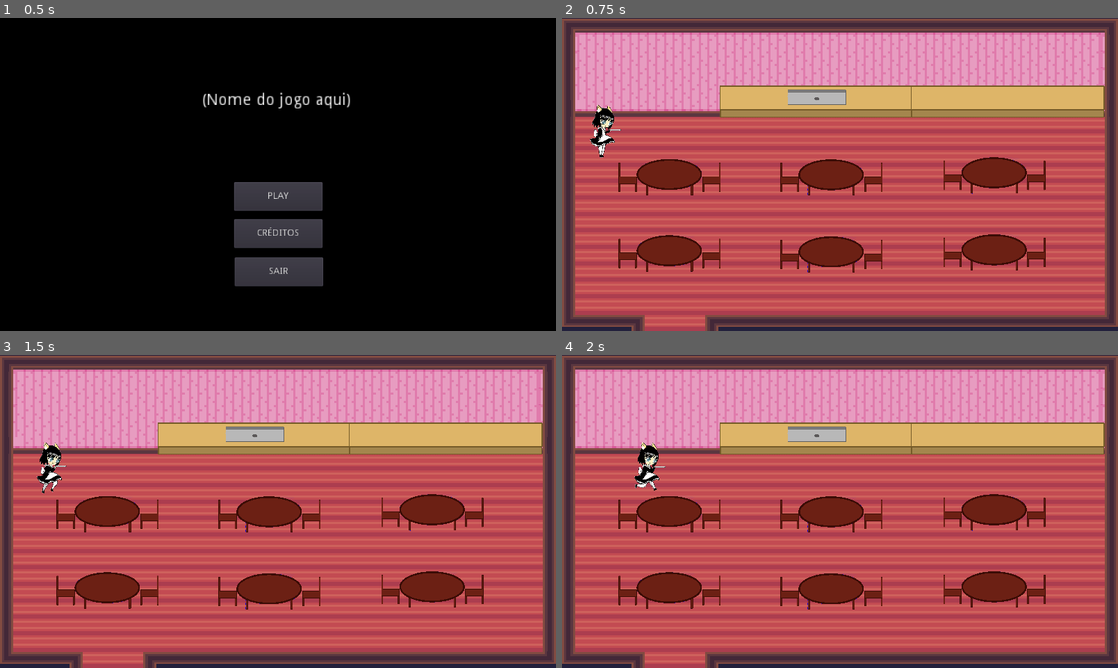
Above: before the commit, frames 1-4 (two rows, left to right).
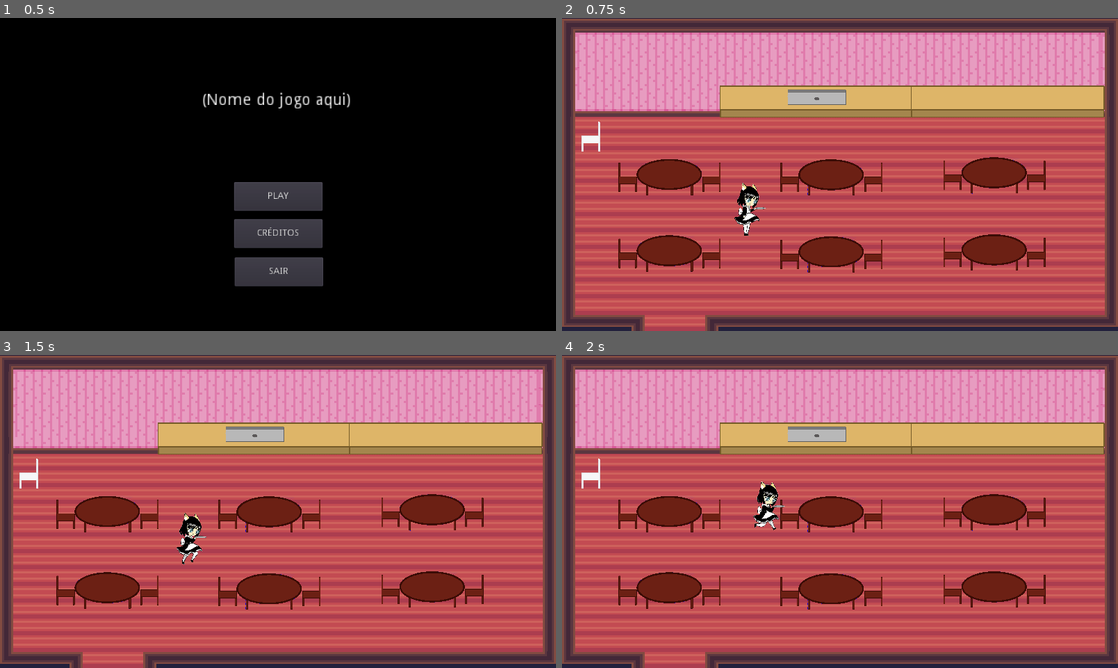
Above: after the commit, the same moments.

Repository: GamuxUnicamp/HLG-Jam-2
Game: Godot game, scene res://scenes/Main_Menu.tscn
The game is run twice, just before and just after one commit, with the same random seed, the same clock (stepped at 60 frames per second) and the same inputs. The engine's default icon, where the game draws it, is replaced by a stand-in: a white triangle on a blue panel in a dark square.
Inputs (mouse positions are in pixels of both pictures, inside the frame that each line leads up to):
- Up to frame 1 (0.5 s): no input
- Up to frame 2 (0.75 s): click "PLAY" at 0.5 s
- Up to frame 3 (1.5 s): tap Enter at 1.25 s; move the mouse to (444, 439) at 1.27 s; click (444, 439) at 1.35 s
- Up to frame 4 (2 s): no input

Frame 1 is identical in both runs. In frame 2, 0.9% of the frame differs, in the area x 3-37%, y 27-70%; in frame 3, 1.0%; in frame 4, 1.0%, in the area x 3-41%, y 27-56%.

Commit message:
Trash can added

Diff:
--- a/scenes/Countertop.tscn
+++ b/scenes/Countertop.tscn
@@ -11,7 +11,7 @@
 [sub_resource type="ShaderMaterial" id=2]
 shader = ExtResource( 2 )
 shader_param/width = null
-shader_param/outline_color = null
+shader_param/outline_color = Color( 0, 1, 0, 1 )
 
 [node name="Countertop" type="Area2D"]
 script = ExtResource( 1 )
--- a/scenes/Customer.tscn
+++ b/scenes/Customer.tscn
@@ -1,8 +1,9 @@
-[gd_scene load_steps=5 format=2]
+[gd_scene load_steps=6 format=2]
 
 [ext_resource path="res://scripts/Customer.gd" type="Script" id=1]
 [ext_resource path="res://icon.png" type="Texture" id=2]
 [ext_resource path="res://scenes/Patience_bar.tscn" type="PackedScene" id=3]
+[ext_resource path="res://resource/pedido-papel.png" type="Texture" id=4]
 
 [sub_resource type="RectangleShape2D" id=1]
 extents = Vector2( 32, 32 )
@@ -18,9 +19,11 @@
 texture = ExtResource( 2 )
 
 [node name="Patience_bar" parent="." instance=ExtResource( 3 )]
-margin_left = 20.0
+margin_left = 5.0
 margin_top = -60.0
-margin_right = 84.0
-margin_bottom = 4.0
+margin_right = 205.0
+margin_bottom = 140.0
 rect_rotation = 0.0179035
+rect_scale = Vector2( 0.15, 0.15 )
+texture_progress = ExtResource( 4 )
 fill_mode = 4
--- a/scenes/Restaurant.tscn
+++ b/scenes/Restaurant.tscn
@@ -6,9 +6,10 @@
 [ext_resource path="res://scenes/Countertop.tscn" type="PackedScene" id=4]
 [ext_resource path="res://scripts/Tables.gd" type="Script" id=5]
 [ext_resource path="res://scenes/Table.tscn" type="PackedScene" id=6]
-[ext_resource path="res://scripts/Customers.gd" type="Script" id=7]
-[ext_resource path="res://scenes/Player.tscn" type="PackedScene" id=8]
-[ext_resource path="res://resource/copycat(by syncopika).ogg" type="AudioStream" id=9]
+[ext_resource path="res://scenes/Trash_Can.tscn" type="PackedScene" id=7]
+[ext_resource path="res://scripts/Customers.gd" type="Script" id=8]
+[ext_resource path="res://scenes/Player.tscn" type="PackedScene" id=9]
+[ext_resource path="res://resource/copycat(by syncopika).ogg" type="AudioStream" id=10]
 
 [node name="Restaurant" type="Node2D"]
 script = ExtResource( 1 )
@@ -49,14 +50,17 @@
 [node name="Table_6" parent="Tables" instance=ExtResource( 6 )]
 position = Vector2( 1492.7, 544.063 )
 
+[node name="Trash_Can" parent="." instance=ExtResource( 7 )]
+position = Vector2( 100, 410 )
+
 [node name="Customers" type="Node2D" parent="."]
-script = ExtResource( 7 )
+script = ExtResource( 8 )
 
-[node name="Player" parent="." instance=ExtResource( 8 )]
-position = Vector2( 150, 390 )
+[node name="Player" parent="." instance=ExtResource( 9 )]
+position = Vector2( 650, 660 )
 
 [node name="AudioStreamPlayer" type="AudioStreamPlayer" parent="."]
-stream = ExtResource( 9 )
+stream = ExtResource( 10 )
 volume_db = -5.0
 autoplay = true
 mix_target = 1
--- /dev/null
+++ b/scenes/Trash_Can.tscn
@@ -0,0 +1,24 @@
+[gd_scene load_steps=6 format=2]
+
+[ext_resource path="res://scripts/Trash_Can.gd" type="Script" id=1]
+[ext_resource path="res://resource/sprite_outline.shader" type="Shader" id=2]
+[ext_resource path="res://resource/cadeiras-branco.png" type="Texture" id=3]
+
+[sub_resource type="RectangleShape2D" id=1]
+extents = Vector2( 40, 60 )
+
+[sub_resource type="ShaderMaterial" id=2]
+shader = ExtResource( 2 )
+shader_param/width = null
+shader_param/outline_color = Color( 1, 0, 0, 1 )
+
+[node name="Trash_Can" type="Area2D"]
+script = ExtResource( 1 )
+
+[node name="CollisionShape2D" type="CollisionShape2D" parent="."]
+shape = SubResource( 1 )
+
+[node name="Sprite" type="Sprite" parent="."]
+material = SubResource( 2 )
+scale = Vector2( 0.15, 0.15 )
+texture = ExtResource( 3 )
--- a/scripts/Food.gd
+++ b/scripts/Food.gd
@@ -4,11 +4,4 @@
 
 func set_sprite(index:int) -> void:
 	self.index = index
-	match index:
-		1: $Food_sprite.set_texture(preload('res://resource/comida1.png'))
-		2: $Food_sprite.set_texture(preload('res://resource/comida2.png'))
-		3: $Food_sprite.set_texture(preload('res://resource/comida3.png'))
-		4: $Food_sprite.set_texture(preload('res://resource/comida4.png'))
-		5: $Food_sprite.set_texture(preload('res://resource/comida5.png'))
-		6: $Food_sprite.set_texture(preload('res://resource/comida6.png'))
-		7: $Food_sprite.set_texture(preload('res://resource/comida7.png'))
+	$Food_sprite.set_texture(load('res://resource/comida'+str(index)+'.png'))
--- /dev/null
+++ b/scripts/Trash_Can.gd
@@ -0,0 +1,42 @@
+extends Area2D
+
+onready var player = get_tree().get_root().find_node("Player", true, false)
+
+var mouse_over:bool = false
+
+func _ready():
+	set_process(false)
+	connect("area_entered", self, "_on_area_enter")
+	connect("mouse_entered", self, "_on_mouse_enter")
+	connect("mouse_exited", self, "_on_mouse_exit")
+
+func _process(delta):
+	if self in player.interactions:
+		get_node("Sprite").material.set_shader_param("width", 20)
+	else:
+		set_process(false)
+
+func _input(event):
+	if Input.is_action_just_pressed('click') and mouse_over:
+		if not self in player.interactions:
+			player.interactions.push_back(self)
+
+func _on_area_enter(area):
+	if player.interactions.size() > 0 and player.interactions[0] == self:
+		player.interactions.pop_front()
+		get_node("Sprite").material.set_shader_param("width", 0)
+
+		if player.hands:
+			player.get_node('Food').queue_free()
+			player.hands = null
+
+
+func _on_mouse_enter():
+	set_process(true)
+	mouse_over = true
+	get_node("Sprite").material.set_shader_param("width", 10)
+
+func _on_mouse_exit():
+	mouse_over = false
+	if not self in player.interactions:
+		get_node("Sprite").material.set_shader_param("width", 0)
Not shown: 1 places in scenes/Restaurant.tscn that only renumber resources
